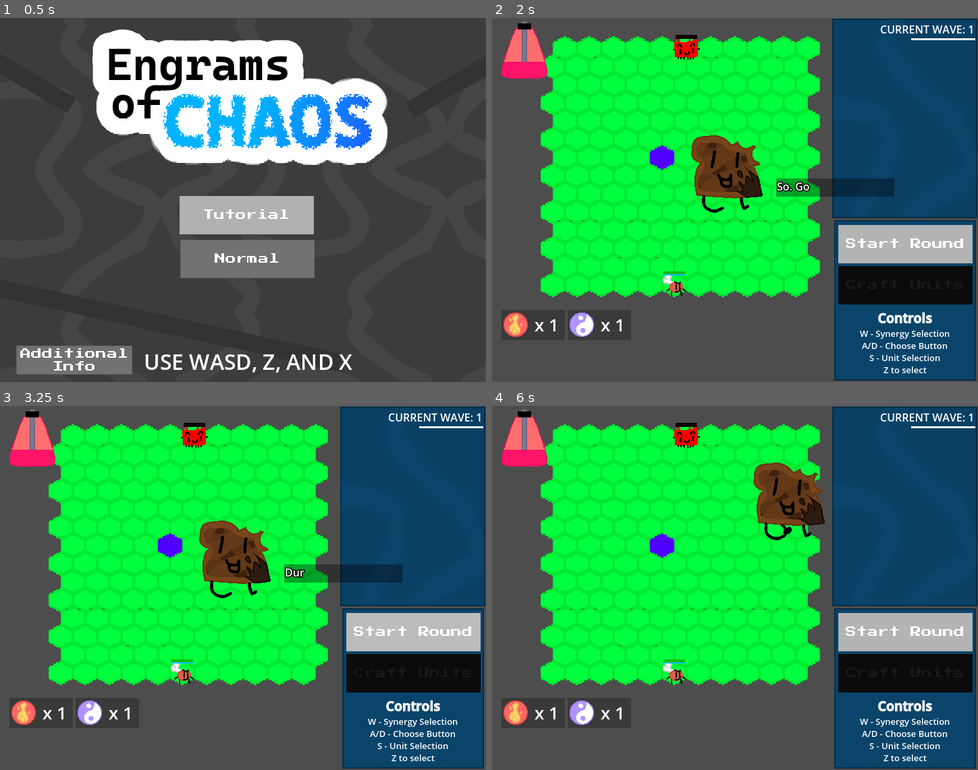
Above: before the commit, frames 1-4 (two rows, left to right).
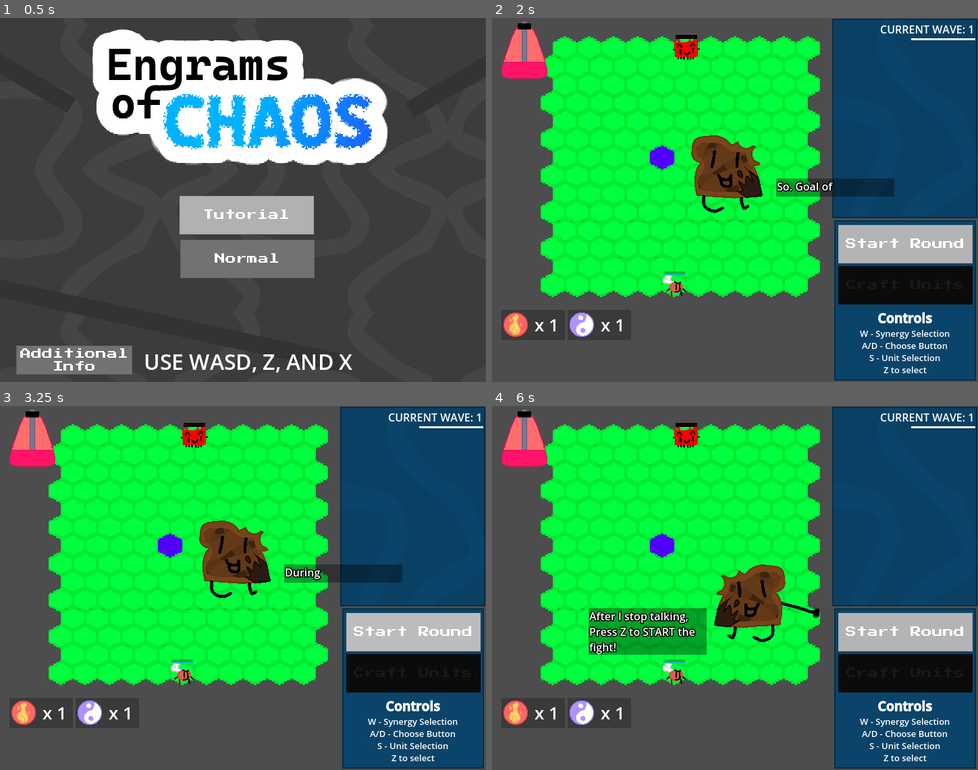
Above: after the commit, the same moments.

Repository: Kaplin86/engrams-of-chaos
Game: Godot game, scene res://main_menu.tscn
The game is run twice, just before and just after one commit, with the same random seed, the same clock (stepped at 60 frames per second) and the same inputs.
Inputs (mouse positions are in pixels of both pictures, inside the frame that each line leads up to):
- Up to frame 1 (0.5 s): no input
- Up to frame 2 (2 s): tap Enter at 0.5 s; move the mouse to (841, 181) at 0.52 s; hold Right (ui_right) 0.53-1.28 s; hold X (deny) 0.53-1.28 s; tap Z (confirm) at 0.6, 1.25, 1.55 s; click (841, 181) at 0.67 s; move the mouse to (637, 218) at 1.27 s; hold Down (ui_down) from 1.28 s (still down); tap X (deny) at 1.35 s
- Up to frame 3 (3.25 s): move the mouse to (291, 507) at 2.02 s; release Down (ui_down) at 2.03 s; hold Right (ui_right) 2.03-2.78 s; hold X (deny) 2.03-2.78 s; tap Z (confirm) at 2.1, 3.05 s; move the mouse to (218, 660) at 2.77 s; hold Up (ui_up) from 2.78 s (still down); tap X (deny) at 2.85 s; click (218, 660) at 2.92 s
- Up to frame 4 (6 s): move the mouse to (880, 642) at 3.52 s; release Up (ui_up) at 3.53 s; hold X (deny) 3.53-4.28 s; hold Left (ui_left) 3.53-5.03 s; tap Z (confirm) at 3.6, 4.55, 5.1, 5.75 s; move the mouse to (589, 533) at 4.27 s; tap X (deny) at 4.35, 5.85 s; move the mouse to (759, 588) at 5.02 s; hold Down (ui_down) 5.03-5.78 s; hold X (deny) 5.03-5.78 s; click (759, 588) at 5.17 s; move the mouse to (662, 497) at 5.77 s; hold Right (ui_right) from 5.78 s (still down)

Frame 1 is identical in both runs. In frame 2, less than 0.1% of the frame differs, in the area x 65-71%, y 44-48%; in frame 3, less than 0.1%; in frame 4, 7.5%, in the area x 19-69%, y 15-69%.

Commit message:
33 Hour and 31 minutes
I changed how burnt toast sounded a bit, and also made the end screen show more info.

Diff:
--- a/gameManager.gd
+++ b/gameManager.gd
@@ -36,7 +36,8 @@
 
 	generateEnemyTeam()
 
-
+	$CanvasLayer2/Control.modulate = Color(1,1,1,0)
+	$CanvasLayer2/Control.visible = true
 
 	if !DatastoreHolder.tutorial:
 		spawnUnit( DatastoreHolder.synergyUnitJson.keys().pick_random(),Vector2i(7,14),2)
@@ -226,10 +227,18 @@
 		$CursorHandler.disabledInputs = ["ui_up","ui_left","ui_down","ui_right","confirm","deny"]
 		await get_tree().create_timer(1).timeout
 		$CanvasLayer2/Control/DeathText.text = "'"+gameOverText.pick_random() + "'"
+		$CanvasLayer2/Control/HighestRound.text = "Final Round: " + str(currentWave)
+		$CanvasLayer2/Control/StrongestSynergy.text = "Strongest Synergy: " + $CanvasLayer/UI.synergyList[0]
 		var newtween = create_tween().set_trans(Tween.TRANS_CUBIC).set_ease(Tween.EASE_IN)
 		newtween.tween_property($CanvasLayer2/Control,"modulate",Color(1,1,1,1),1)
-
-		await newtween.finished
+		await get_tree().create_timer(1).timeout
+		var loop = true
+		while loop:
+			await get_tree().create_timer(0.1).timeout
+			if Input.is_action_just_pressed("confirm"):
+				loop = false
+
+		get_tree().change_scene_to_file("res://main_menu.tscn")
 		return
 	for E in units:
 		E.queue_free()
--- a/main.tscn
+++ b/main.tscn
@@ -58,6 +58,7 @@
 
 [node name="TutorialHandler" type="Node2D" parent="." node_paths=PackedStringArray("cursorHandler", "gameHandler", "tutorialPointer")]
 script = ExtResource("7_272bh")
+tutorialMode = null
 cursorHandler = NodePath("../CursorHandler")
 gameHandler = NodePath("..")
 tutorialPointer = NodePath("../TutorialPointer")
@@ -68,9 +69,10 @@
 
 [node name="Bell" type="AudioStreamPlayer" parent="TutorialPointer"]
 stream = ExtResource("4_lquwl")
+volume_db = -1.295
 
 [node name="Guy" type="Node2D" parent="TutorialPointer"]
-position = Vector2(348, -201.913)
+position = Vector2(348, -201.705)
 
 [node name="BurntToastBody" type="Sprite2D" parent="TutorialPointer/Guy"]
 scale = Vector2(0.178, 0.178)
@@ -116,7 +118,7 @@
 [node name="CanvasLayer2" type="CanvasLayer" parent="."]
 
 [node name="Control" type="Control" parent="CanvasLayer2"]
-modulate = Color(1, 1, 1, 0)
+visible = false
 layout_mode = 3
 anchors_preset = 0
 offset_right = 40.0
@@ -124,11 +126,13 @@
 
 [node name="DEATH" type="ColorRect" parent="CanvasLayer2/Control"]
 z_as_relative = false
+layout_mode = 0
 offset_right = 722.0
 offset_bottom = 541.0
 color = Color(0.0728426, 0.0728426, 0.0728426, 1)
 
 [node name="GAME OVER" type="Label" parent="CanvasLayer2/Control"]
+layout_mode = 0
 offset_right = 720.0
 offset_bottom = 172.0
 theme_override_colors/font_color = Color(1, 1, 1, 1)
@@ -139,6 +143,7 @@
 vertical_alignment = 1
 
 [node name="DeathText" type="Label" parent="CanvasLayer2/Control"]
+layout_mode = 0
 offset_left = 8.0
 offset_top = 131.0
 offset_right = 711.0
@@ -146,3 +151,41 @@
 text = "\"The cycle of losses should not be interpreted as a treadmill, but as a wheel. You move forward with each repetition.\""
 horizontal_alignment = 1
 autowrap_mode = 3
+
+[node name="HighestRound" type="Label" parent="CanvasLayer2/Control"]
+layout_mode = 0
+offset_left = 165.0
+offset_top = 212.0
+offset_right = 551.0
+offset_bottom = 235.0
+theme_override_colors/font_color = Color(1, 0.862745, 1, 1)
+text = "Highest Round:"
+horizontal_alignment = 1
+
+[node name="StrongestSynergy" type="Label" parent="CanvasLayer2/Control"]
+layout_mode = 0
+offset_left = 165.0
+offset_top = 248.0
+offset_right = 551.0
+offset_bottom = 271.0
+theme_override_colors/font_color = Color(1, 0.862745, 1, 1)
+text = "Strongest Synergy:"
+horizontal_alignment = 1
+
+[node name="Tutorial" type="Label" parent="CanvasLayer2/Control"]
+layout_mode = 0
+offset_left = 617.0
+offset_top = 513.0
+offset_right = 711.0
+offset_bottom = 536.0
+theme_override_colors/font_color = Color(1, 0.862745, 1, 1)
+text = "(TUTORIAL)"
+horizontal_alignment = 1
+
+[node name="Label" type="Label" parent="CanvasLayer2/Control"]
+layout_mode = 0
+offset_left = 260.0
+offset_top = 490.0
+offset_right = 475.0
+offset_bottom = 513.0
+text = "Press Z to go to main menu."
--- a/tutorial_handler.gd
+++ b/tutorial_handler.gd
@@ -225,7 +225,7 @@
 	tutorialPointer.pointTo(Vector2(32.49,12.4))
 	tutorialPointer.flip(1)
 	tutorialPointer.pointing = true
-	await tutorialPointer.say("Right now you have the '" + gameHandler.calculatesynergies(2).keys()[0] + "' synergy selected!")
+	await tutorialPointer.say("Right now you have the '" + cursorHandler.ui.synergyList[cursorHandler.synergyPoint] + "' synergy selected!")
 	tutorialPointer.moveTo(Vector2(397.94,148.765))
 	tutorialPointer.pointTo(Vector2(-56.065,-7.695))
 	tutorialPointer.flip(-1)
--- a/tutorial_pointer.gd
+++ b/tutorial_pointer.gd
@@ -57,17 +57,20 @@
 	$Guy/NinePatchRect/RichTextLabel.text = text
 	$Guy/NinePatchRect/RichTextLabel.visible_characters = 0
 	$Guy/NinePatchRect.size = Vector2i.ZERO
+	var EveryOther = false
 	for E in text.length():
 		$Guy/NinePatchRect/RichTextLabel.visible_characters += 1
 		$Guy/NinePatchRect.size = Vector2i(175,$Guy/NinePatchRect/RichTextLabel.get_content_height())
 		if !Input.is_action_pressed("deny"):
-			if randi_range(0,3) == 3:
+			EveryOther = !EveryOther
+			if EveryOther:
 				$Bell.play()
-				$Bell.pitch_scale = (randf() * 0.5) + 1
+				$Bell.volume_linear = 0.9 + ((randf() - 0.5) * 0.1)
+				$Bell.pitch_scale = (randf() * 0.1) + 0.9
 			if text[E] in [".",",","!","?"]:
 				await get_tree().create_timer(0.1).timeout
 			else:
-				await get_tree().create_timer(0.05).timeout
+				await get_tree().create_timer(0.03).timeout
 
 
 	await ConfirmPressed
--- a/ui.gd
+++ b/ui.gd
@@ -71,7 +71,7 @@
 			if remove_numbers_from_string(E.name) == synergyname:
 				E.modulate = Color(3,3,3)
 		var NewObject : BaseSynergy = load("res://synergyScripts/"+synergyname+".gd").new()
-		var Description = NewObject.get_description($"../..".calculatesynergies(2)[synergyname])
+		var Description = NewObject.get_description($"../..".calculatesynergies(2).get(synergyname,0))
 		$UnitUI.visible = false
 		$SynergyUI.visible = true
 		$Tutorial.visible = false
